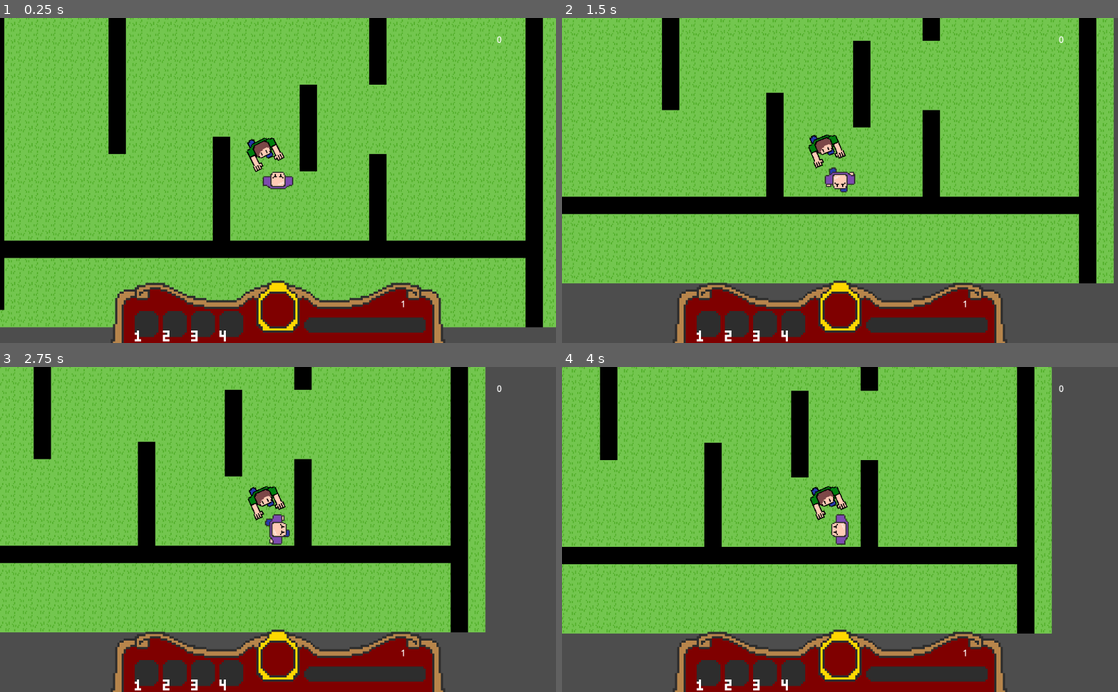
Above: before the commit, frames 1-4 (two rows, left to right).
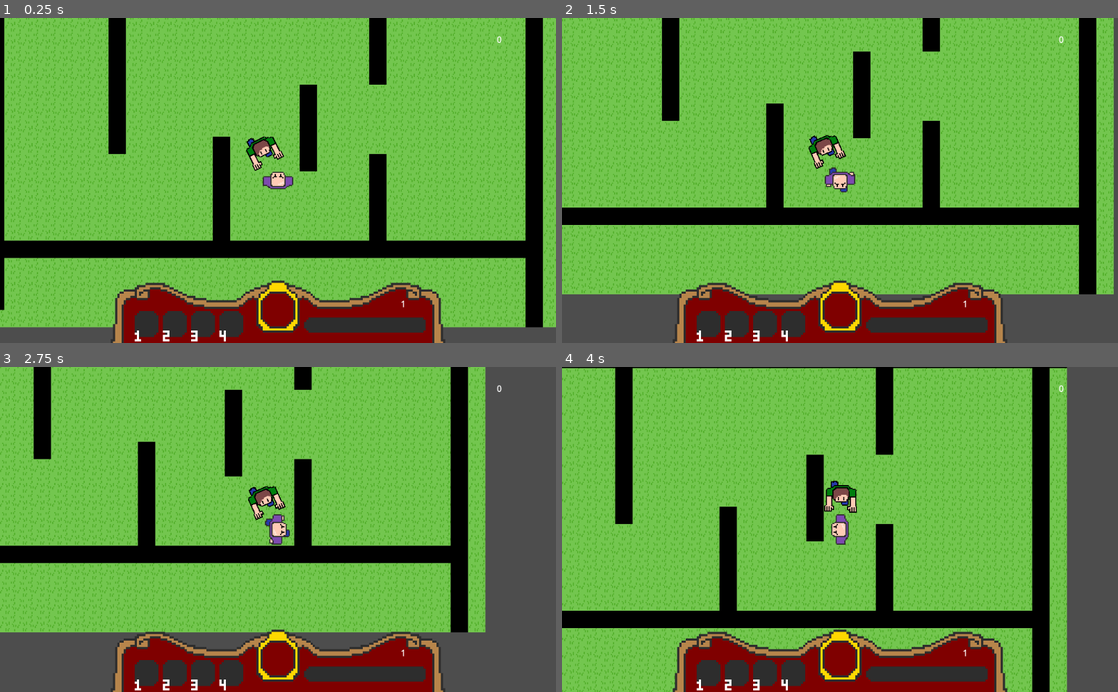
Above: after the commit, the same moments.

Repository: JessicaCC-gd/GGJ2024-2_4_1
Game: Godot game, scene res://level.tscn
Two runs of this game, one before a commit and one after it. Both use one fixed random seed, a clock stepped at 60 frames per second and the inputs below.
Inputs:
- Up to frame 1 (0.25 s): no input
- Up to frame 2 (1.5 s): hold Right (move_right) 0.53-1.28 s; hold Down (move_down) from 1.28 s (still down)
- Up to frame 3 (2.75 s): tap Enter at 2 s; release Down (move_down) at 2.03 s; hold Right (move_right) from 2.03 s (still down)
- Up to frame 4 (4 s): release Right (move_right) at 2.78 s; hold Up (move_up) 2.78-3.53 s; hold Left (move_left) from 3.53 s (still down)

The runs differ from the first frame. In frame 1, 0.2% of the frame differs, in the area x 44-52%, y 36-48%; in frame 2, 21%; in frame 3, less than 0.1%; in frame 4, 40%, in the area x 0-91%, y 0-100%.

Commit message:
Player push enemy

Diff:
--- a/enemy.gd
+++ b/enemy.gd
@@ -1,9 +1,4 @@
 extends CharacterBody2D
-
-
-const SPEED = 300.0
-const JUMP_VELOCITY = -400.0
-# Get the gravity from the project settings to be synced with RigidBody nodes.
 
 @onready var _nav_agent = $NavigationAgent2D
 @onready var _animated_sprite = $AnimatedSprite2D
@@ -15,7 +10,6 @@
 	pass
 
 func _physics_process(delta):
-	print(get_node("../Player").global_position, self.global_position)
 	direction = (get_node("../Player").global_position - self.global_position).normalized()
 	_animated_sprite.rotation = atan2(direction.y, direction.x) + PI/2
 	velocity = direction * speed
--- a/player.gd
+++ b/player.gd
@@ -2,7 +2,8 @@
 
 
 @onready var _animated_sprite = $AnimatedSprite2D
-var speed = 200
+var speed = 150.0
+var force = 100.0
 var current_damage = 0
 var laughter_meter = 0
 var damage_timer = Timer.new()
@@ -38,7 +39,13 @@
 
 	player_animation(input_dir)
 	velocity = input_dir.normalized() * speed
-	move_and_collide(velocity * delta)
+
+	if move_and_slide(): # true if collided
+		for i in get_slide_collision_count():
+			var col = get_slide_collision(i)
+			if col.get_collider() is CharacterBody2D:
+				var dir = col.get_collider().global_position.direction_to(self.global_position)
+				col.get_collider().position -= dir * force * delta
 
 
 func player_animation(input_dir):
